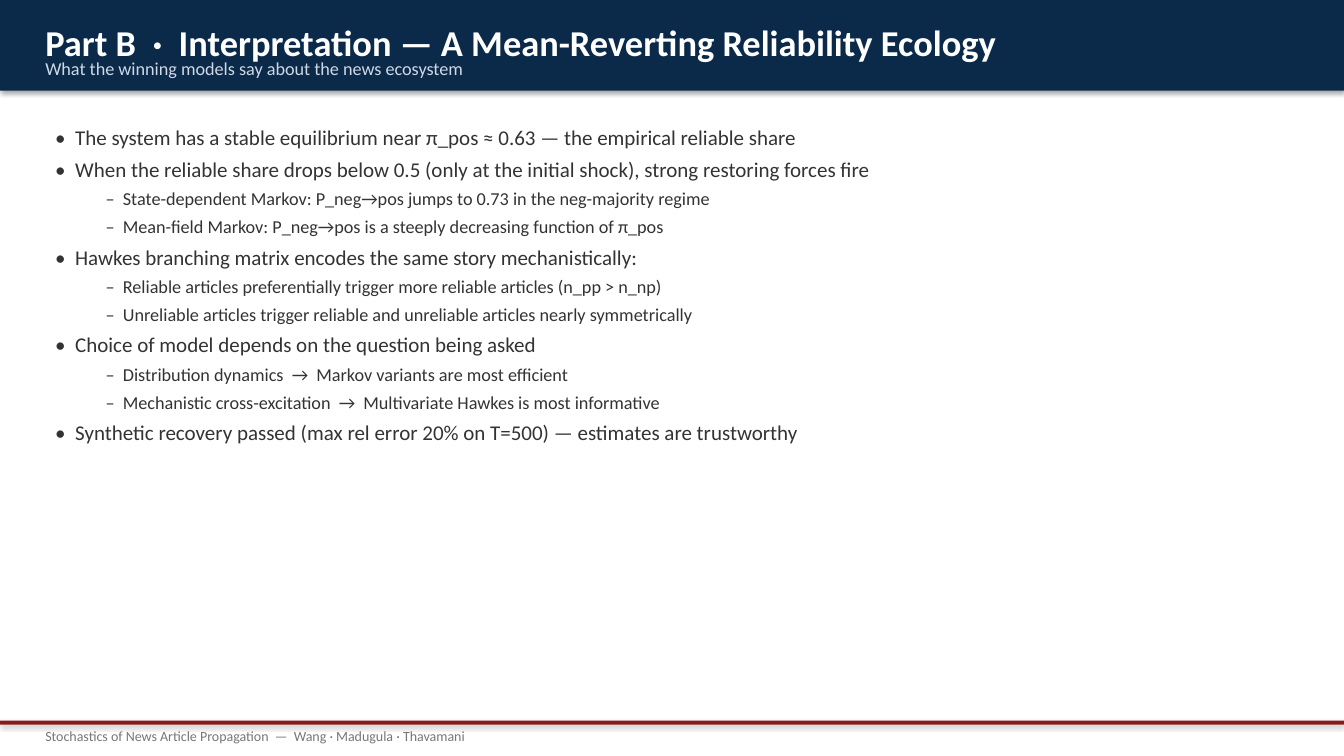
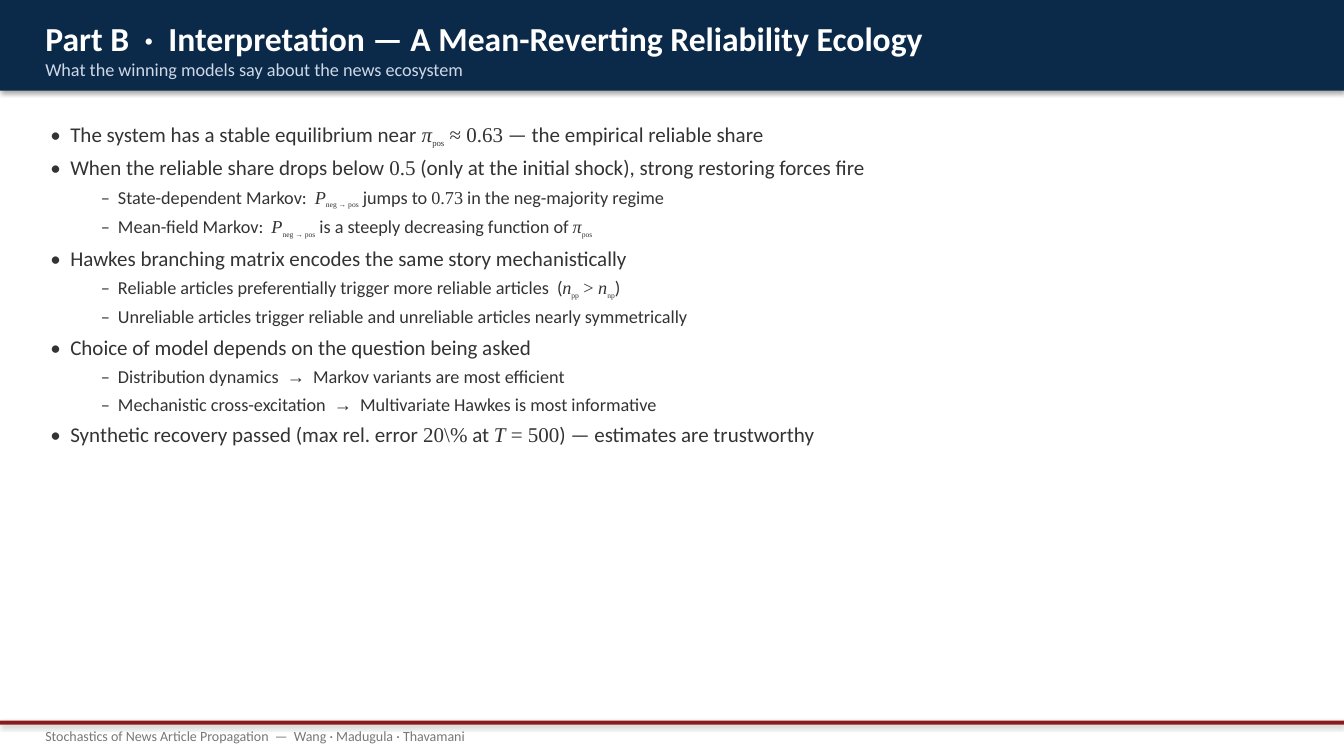
Before and after one commit to whrui720/StochasticNewsSim, a slide deck: slide 10 of StochasticNewsSim_presentation.pptx (slide 9 before the commit). Drawn at 1344x756 pixels with LibreOffice and Linux fonts; fonts in the diff are those of the drawing. Boxes give left, top, right and bottom in pixels: in the first picture for what was removed or moved away, otherwise in the second. Text is boxed around its words. In the diff, an @@ line names an element or a change of style, - is before the commit and + after.

Commit message:
attempt at fixing formatting; more theory added to slides and script

```diff
--- a/StochasticNewsSim_presentation.pptx
+++ b/StochasticNewsSim_presentation.pptx
@@ text "Part B · Interpretation — ..." at bbox=[45, 27, 923, 57]: size 26 to 24 pt @@
@@ text at bbox=[70, 127, 764, 146]: text changed @@
-• The system has a stable equilibrium near π_pos ≈ 0.63 — the empirical reliable share
+• The system has a stable equilibrium near πpos ≈ 0.63 — the empirical reliable share
@@ text at bbox=[70, 160, 865, 411]: font Calibri to Times New Roman in "0.5", "→", "→" @@
@@ text at bbox=[70, 191, 663, 297]: text changed @@
-  – State-dependent Markov: P_neg→pos jumps to 0.73 in the neg-majority regime
-  – Mean-field Markov: P_neg→pos is a steeply decreasing function of π_pos
-• Hawkes branching matrix encodes the same story mechanistically:
-  – Reliable articles preferentially trigger more reliable articles (n_pp > n_np)
+  – State-dependent Markov: Pneg → pos jumps to 0.73 in the neg-majority regime
+  – Mean-field Markov: Pneg → pos is a steeply decreasing function of πpos
+• Hawkes branching matrix encodes the same story mechanistically
+  – Reliable articles preferentially trigger more reliable articles (npp > nnp)
@@ text at bbox=[70, 427, 814, 446]: text changed @@
-• Synthetic recovery passed (max rel error 20% on T=500) — estimates are trustworthy
+• Synthetic recovery passed (max rel. error 20\% at T = 500) — estimates are trustworthy
```
Also in this commit, not shown: 7 other slides changed, 2 slides added, 1 slide removed, 2 other files.
